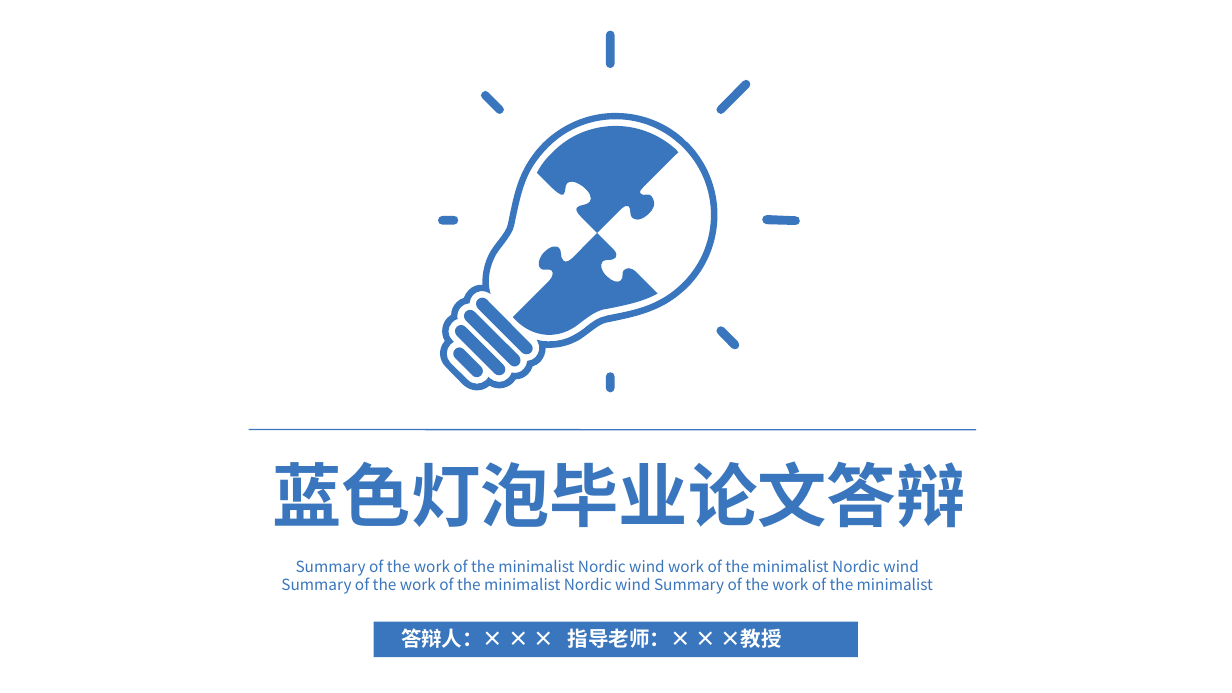
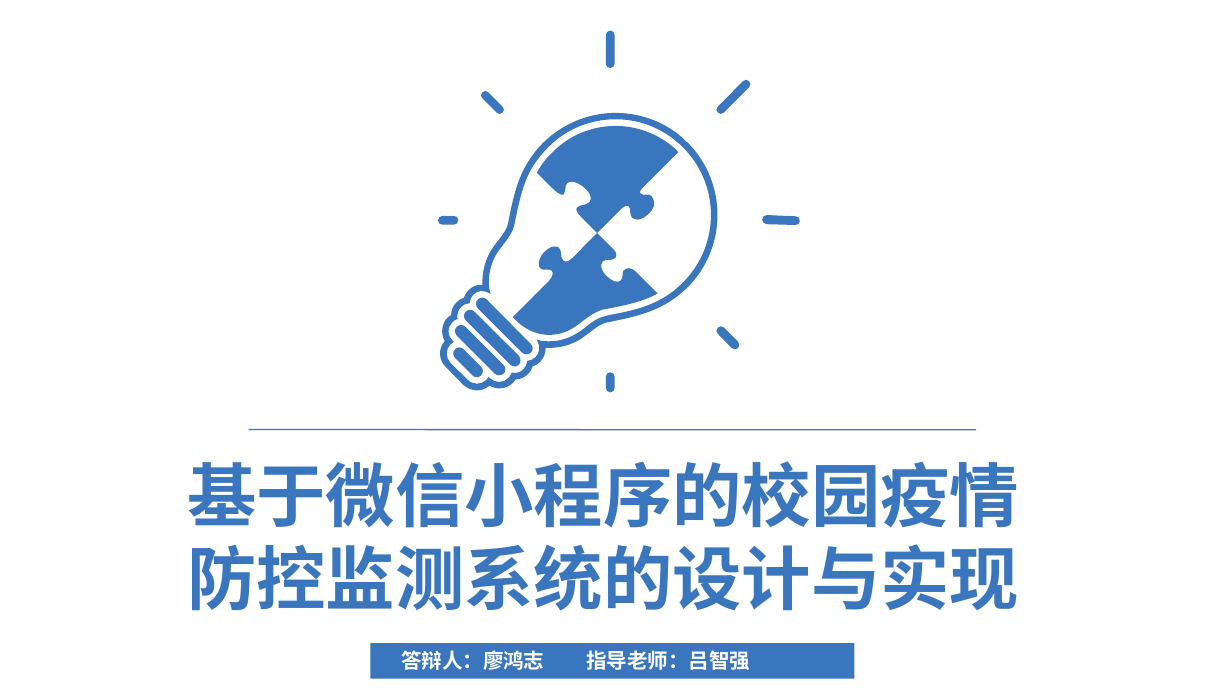
Before and after one commit to HolyShiftt/school, a slide deck: slide 1 of document/中期答辩.pptx. Drawn at 1232x693 pixels with LibreOffice and Linux fonts; fonts in the diff are those of the drawing. Boxes give left, top, right and bottom in pixels: in the first picture for what was removed or moved away, otherwise in the second. Text is boxed around its words. In the diff, an @@ line names an element or a change of style, - is before the commit and + after.

```diff
--- a/document/中期答辩.pptx
+++ b/document/中期答辩.pptx
@@ text at bbox=[187, 461, 1019, 611]: text changed @@
-蓝色灯泡毕业论文答辩
+基于微信小程序的校园疫情防控监测系统的设计与实现
@@ text removed at bbox=[281, 559, 933, 594] @@
-Summary of the work of the minimalist Nordic wind work of the minimalist Nordic wind Summary of the work of the minimalist Nordic wind Summary of the work of the minimalist
@@ rectangle: place and size @@
-rectangle at bbox=[373, 622, 858, 658]
+rectangle at bbox=[371, 643, 855, 679]
@@ text at bbox=[401, 650, 750, 670]: text changed @@
-答辩人：× × × 指导老师：× × ×教授
+答辩人：廖鸿志 指导老师：吕智强
```
Also in this commit, not shown: 15 other slides changed, 1 slide added, 1 slide removed, 16 other files.
